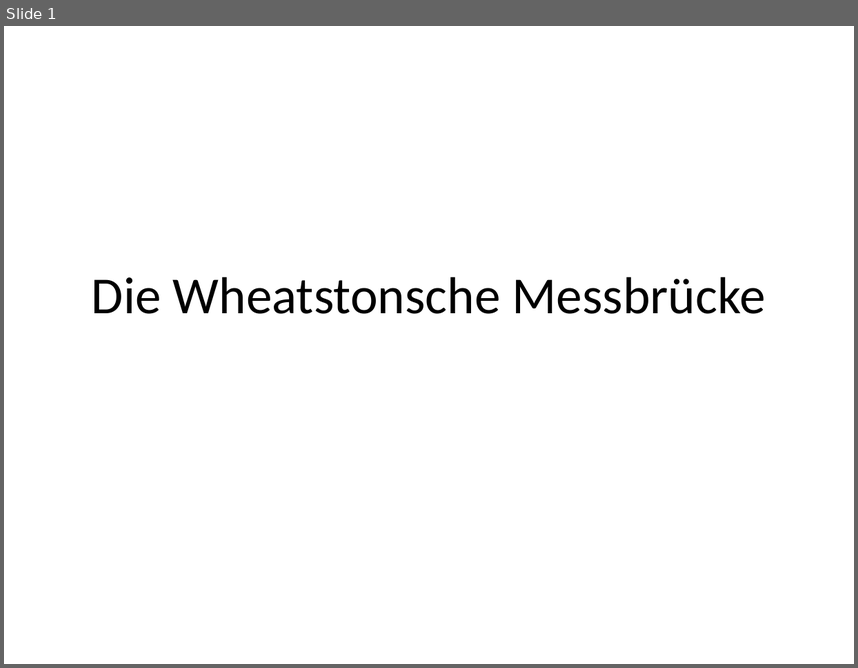
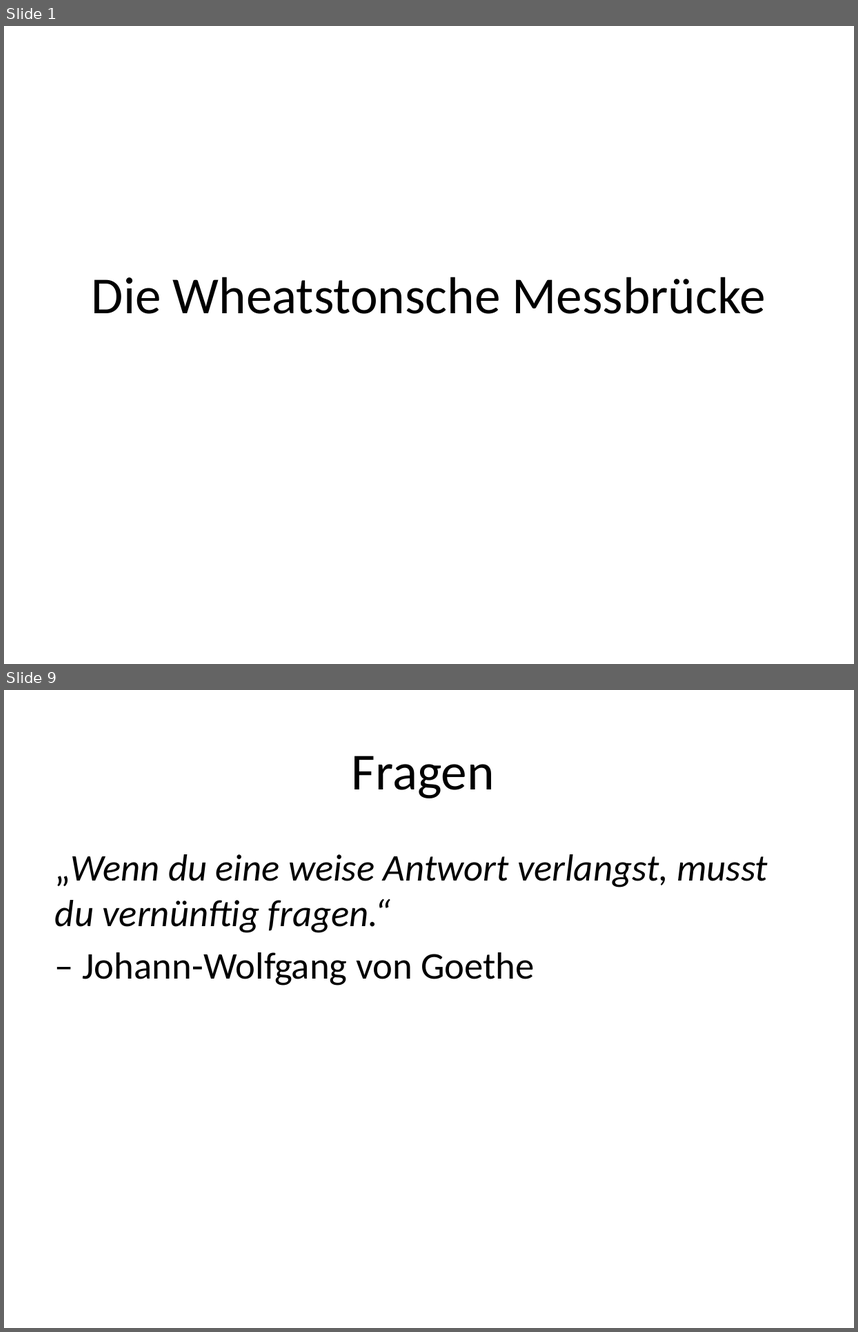
Before and after one commit to Moldavis/foo, a slide deck: Die Wheatstonsche Messbrücke.pptx. Shown one above the other, each under a label of ours: slide 1 before the commit, slides 1 and 9 after it; the slides between them are not shown. The pictures are 858x668 and 858x1332 pixels, drawn with LibreOffice and Linux fonts; fonts in the diff are those of the drawing. Boxes give left, top, right and bottom in pixels: in the first picture for what was removed or moved away, otherwise in the second. Text is boxed around its words. In the diff, an @@ line names an element or a change of style, - is before the commit and + after.

```diff
--- a/Die Wheatstonsche Messbrücke.pptx
+++ b/Die Wheatstonsche Messbrücke.pptx
@@ slide 9 added at <box>4,690,854,1328</box>, background #FFFFFF @@
@@ title added at <box>352,756,495,798</box>, 44 pt, text #000000 @@
+Fragen
@@ text added at <box>55,854,768,985</box>, 32 pt, text #000000, italic @@
+„Wenn du eine weise Antwort verlangst, musst du vernünftig fragen.“
+– Johann-Wolfgang von Goethe
```
Also in this commit, not shown: 3 slides changed, 4 other slides added, 2 slides removed, 3 other files.
